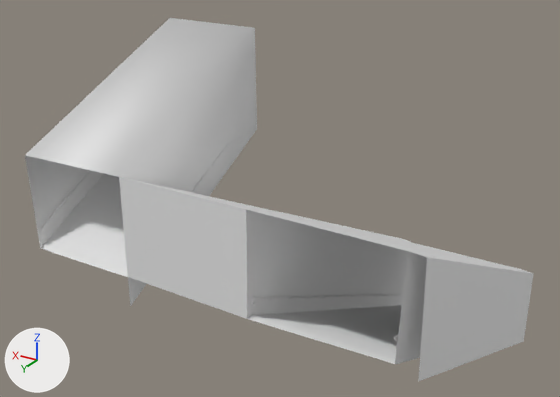
One commit to the Blender file SourceAssets/Environments/Subway/SubwayBlockout.blend: the scene before it, then after it.
Rendered twice from a 50 mm lens placed at (-10.3, 66.1, 31.1), pointed at (9.0, 33.9, 15.0). The axes (+X, +Y, +Z) are drawn at lower left. The lights are the same throughout. The older version comes first.

Objects in the first picture: 'Entry Stairs', 'Stairs to platform'.
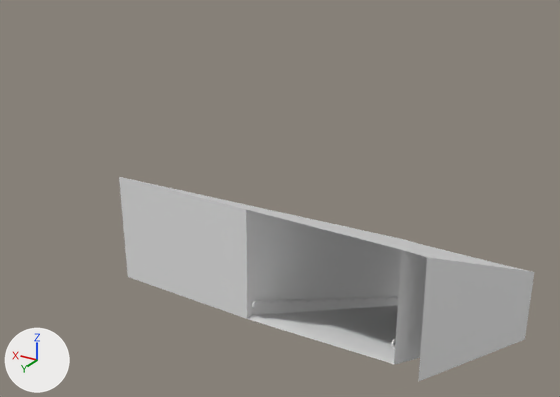
Pixel boxes (x1, y1, x2, y2) of what changed, in the pictures (560 x 397 px; the box of a moved part takes in the faces that stretch with it):
'Stairs to platform', reshaped
    before: (119, 177, 534, 381)
    after: (119, 177, 535, 381)
'Entry Stairs', hidden
    before: (25, 18, 257, 306)
part 1 of me_ucx_1m_cube_002, moved or reshaped
    before: (122, 177, 534, 364)
    after: (122, 177, 535, 364)

What changed in the scene script:
```text
Change me_ucx_1m_cube_002:
    used by ob_stairs_to_platform; location = (0.0, 0.0, 0.0)
    remove me_ucx_1m_cube_002.from_pydata(...)  # 4395 vertices, 4094 faces; spans x -2.4..11.7, y 23.9..43.1, z 4.5..18.8
    add me_ucx_1m_cube_002.from_pydata(...)  # 5668 vertices, 5368 faces; spans x -2.4..11.7, y 23.9..43.1, z 4.5..18.8
    me_ucx_1m_cube_002 part 1: 211 vertices moved within x -1.3..5.1, y 24.1..42.9, z 5.6..14.6; 3624 vertices removed from x -2.4..6.0, y 24.0..43.0, z 4.5..18.7; 4897 vertices added at x -2.4..6.0, y 23.9..43.1, z 4.5..18.8
Change ob_entry_stairs:
    add ob_entry_stairs.hide_set(True)
```
